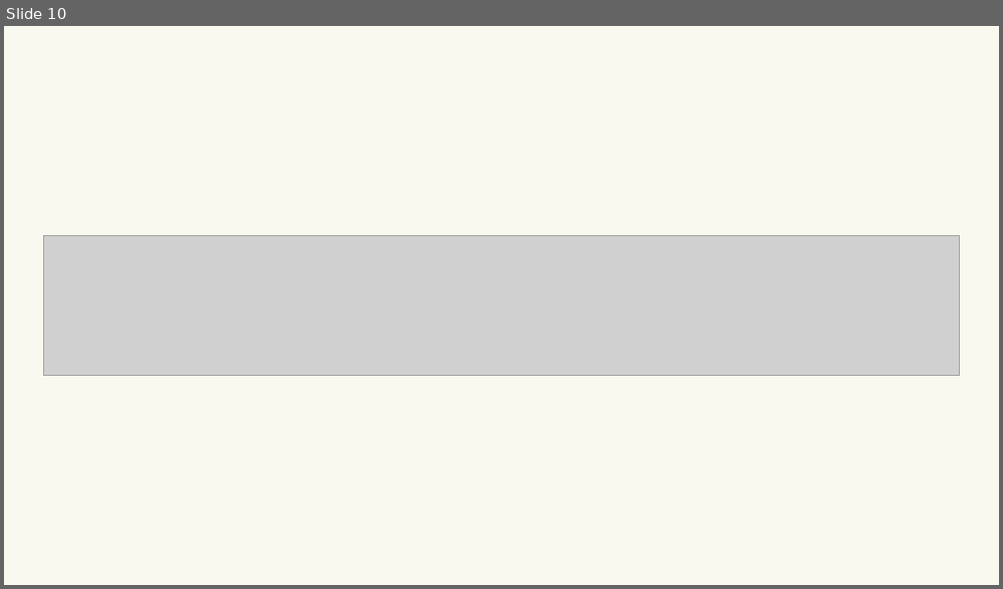
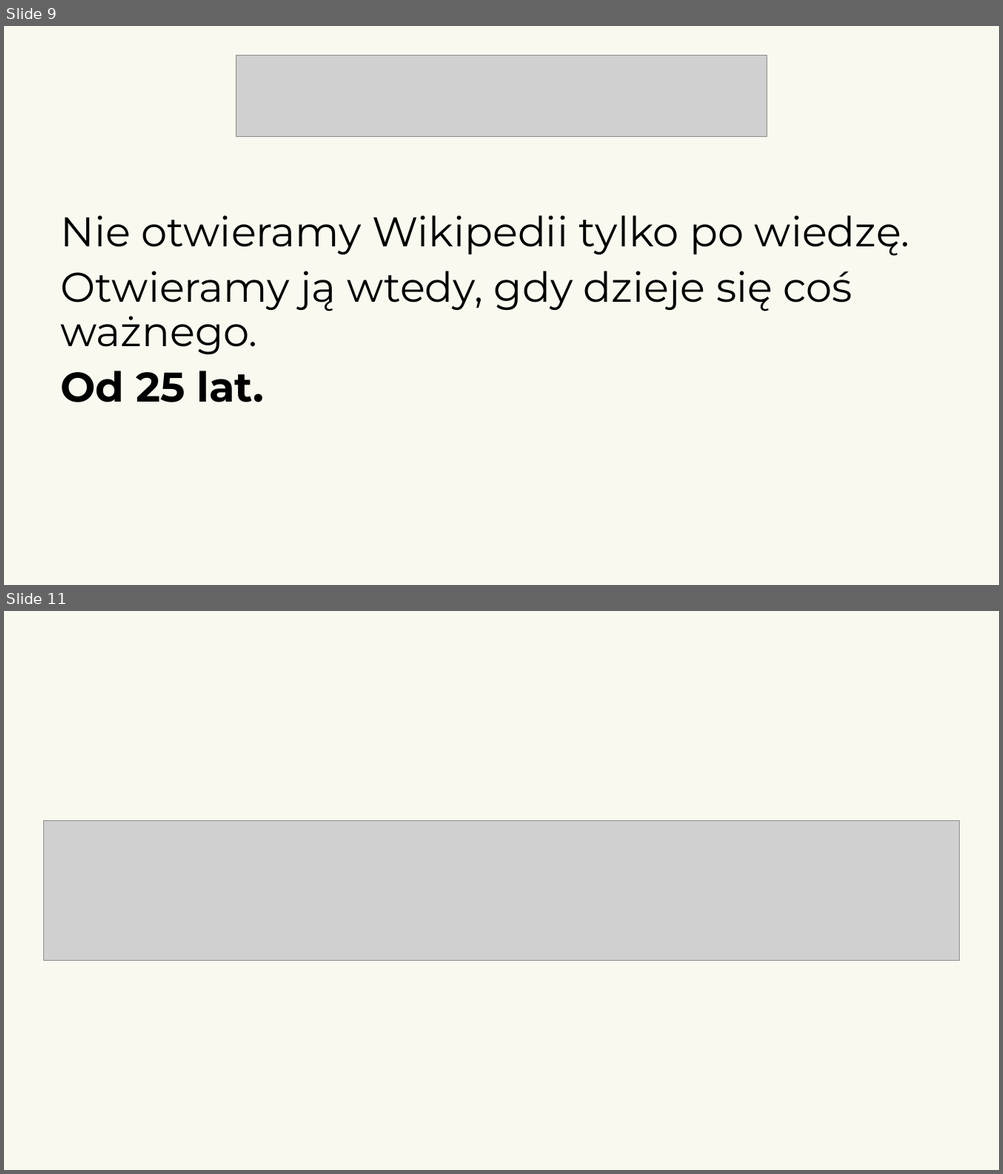
Before and after one commit to kotlarekm/BI_NGO_Wikipedia, a slide deck: storytelling/Wikipedia_25_Marcinos.pptx. Shown one above the other, each under a label of ours: slide 10 before the commit, slides 9 and 11 after it; the slides between them are not shown. The pictures are 1003x589 and 1003x1174 pixels, drawn with LibreOffice and Linux fonts; fonts in the diff are those of the drawing; grey boxes stand for pictures; background and template pictures are left out. Boxes give left, top, right and bottom in pixels: in the first picture for what was removed or moved away, otherwise in the second. Text is boxed around its words. In the diff, an @@ line names an element or a change of style, - is before the commit and + after.

```diff
--- a/storytelling/Wikipedia_25_Marcinos.pptx
+++ b/storytelling/Wikipedia_25_Marcinos.pptx
@@ slide 9 added at [4,26,999,585], background #F9F9F0 @@
@@ picture added at [236,55,766,136] @@
@@ text added at [61,215,910,403], 40 pt, text #000000 @@
+Nie otwieramy Wikipedii tylko po wiedzę.
+Otwieramy ją wtedy, gdy dzieje się coś ważnego.
+Od 25 lat.
@@ what was slide 10 is now slide 11 @@
```
Also in this commit, not shown: 10 slides changed, 2 other files.
